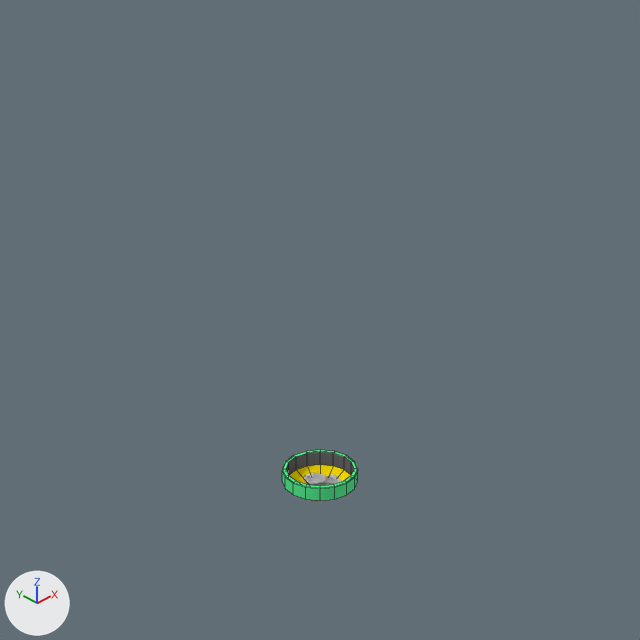
An edit to the Blender file rct2/scenery/MechanicalTheming/FIRE1_Flames/FIRE1_V007.blend, drawn before and after from the same camera.
Both versions are drawn from the file's camera 'Camera'. The lights are fixed; the arrows at lower left show +X, +Y and +Z. Mesh edges are drawn as thin lines on the coarser meshes.
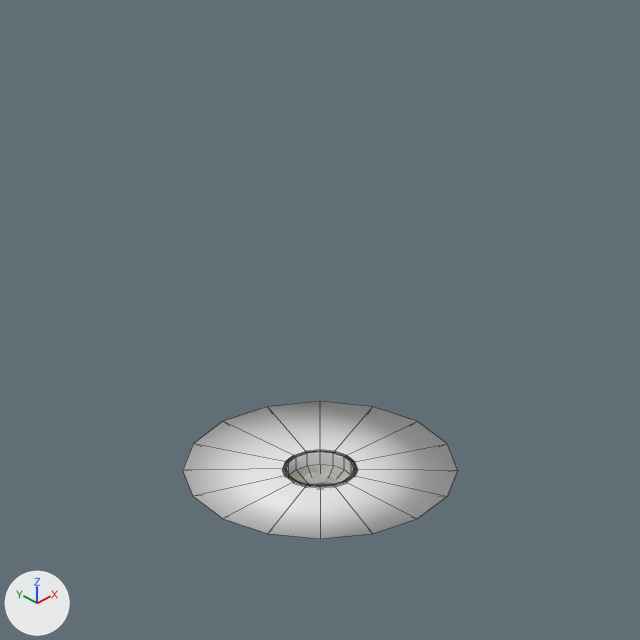
Pixel boxes (x1, y1, x2, y2) of what changed, in the pictures (640 x 640 px):
'Circle.001', added
    after: (183, 401, 457, 539)
'Circle', unchanged, covered by the edit
    before: (282, 450, 358, 500)

The change, as a diff of the scene's bpy script:
```diff
--- a/rct2/scenery/MechanicalTheming/FIRE1_Flames/FIRE1_V007.blend.py
+++ b/rct2/scenery/MechanicalTheming/FIRE1_Flames/FIRE1_V007.blend.py
@@ me_circle_001 @@
+me_circle_001.from_pydata(...)  # 81 vertices, 80 faces; spans x -3.64..3.64, y -3.64..3.64, z -0.49..0.4
+me_circle_001.polygons.foreach_set('use_smooth', [True] * 80)
@@ ob_circle_001 @@
+ob_circle_001 = bpy.data.objects.new('Circle.001', me_circle_001)
+ob_circle_001.location = (0.0, 0.0, 0.0)
```
